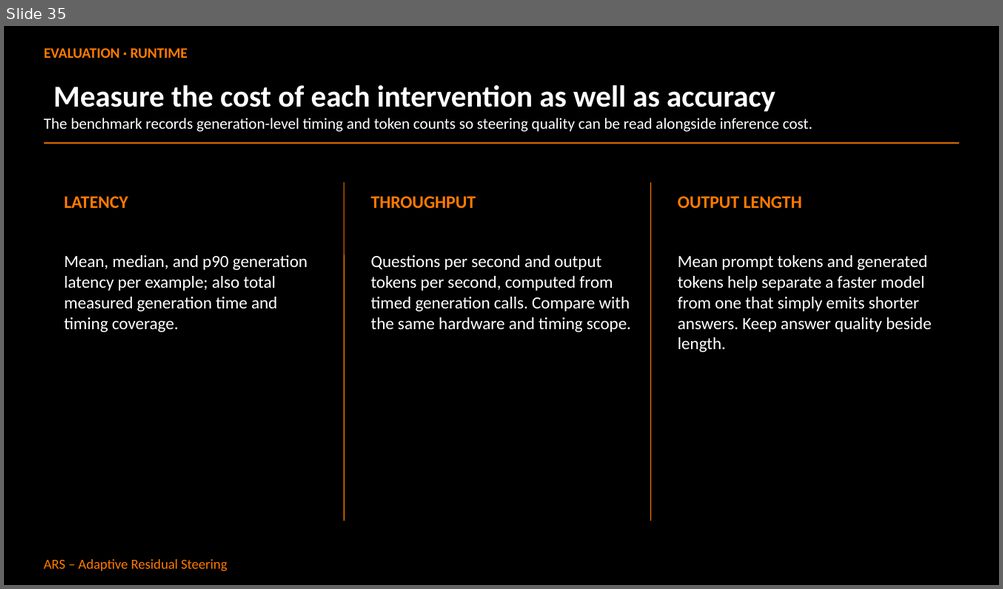
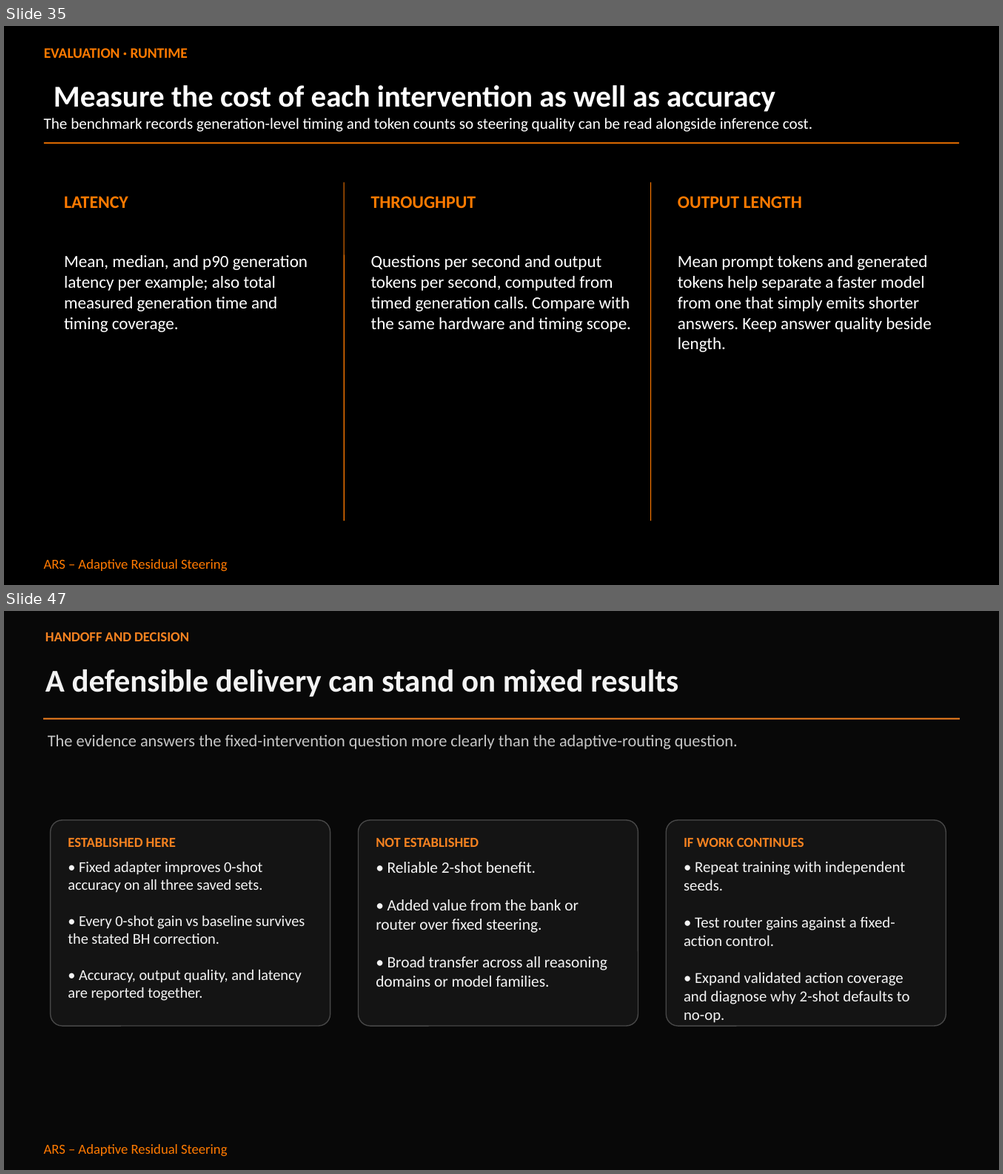
Before and after one commit to Abdullah182155/adaptive-residual-steering, a slide deck: ARS_Research_Presentation.pptx. Shown one above the other, each under a label of ours: slide 35 before the commit, slides 35 and 47 after it; the slides between them are not shown. The pictures are 1003x589 and 1003x1174 pixels, drawn with LibreOffice and Linux fonts; fonts in the diff are those of the drawing. Boxes give left, top, right and bottom in pixels: in the first picture for what was removed or moved away, otherwise in the second. Text is boxed around its words. In the diff, an @@ line names an element or a change of style, - is before the commit and + after.

Commit message:
docs: finalize research handoff and presentation
Record the completed benchmark evidence, release provenance, limitations, and references alongside the reviewed research deck.

```diff
--- a/ARS_Research_Presentation.pptx
+++ b/ARS_Research_Presentation.pptx
@@ slide 47 added at (4,611,999,1170), background #080808; not listed: 1 template element that a slide beside it also shows @@
@@ text added at (45,632,189,641), 10 pt, text #F58220, bold @@
+HANDOFF AND DECISION
@@ text added at (45,669,678,697), 23 pt, text #F3F3F3, bold @@
+A defensible delivery can stand on mixed results
@@ line added from (44, 718) to (959, 718), #F58220 1.13 pt @@
@@ text added at (48,735,737,749), 12 pt, text #C6C6C6 @@
+The evidence answers the fixed-intervention question more clearly than the adaptive-routing question.
@@ rounded rectangle added at (51,820,330,1025), fill #141414, outline #474747 0.75 pt @@
@@ rounded rectangle added at (358,820,637,1025), fill #141414, outline #474747 0.75 pt @@
@@ rounded rectangle added at (666,820,945,1025), fill #141414, outline #474747 0.75 pt @@
@@ text added at (68,837,176,847), 10 pt, text #F58220, bold @@
+ESTABLISHED HERE
@@ text added at (375,837,478,847), 10 pt, text #F58220, bold @@
+NOT ESTABLISHED
@@ text added at (683,837,804,847), 10 pt, text #F58220, bold @@
+IF WORK CONTINUES
@@ text added at (68,862,304,1001), 10.9 pt, text #F3F3F3 @@
+• Fixed adapter improves 0-shot accuracy on all three saved sets.
+• Every 0-shot gain vs baseline survives the stated BH correction.
+• Accuracy, output quality, and latency are reported together.
@@ text added at (375,862,607,987), 11.4 pt, text #F3F3F3 @@
+• Reliable 2-shot benefit.
+• Added value from the bank or router over fixed steering.
+• Broad transfer across all reasoning domains or model families.
@@ text added at (683,861,910,1005), 11.2 pt, text #F3F3F3 @@
+• Repeat training with independent seeds.
+• Test router gains against a fixed-action control.
+• Expand validated action coverage and diagnose why 2-shot defaults to no-op.
```
Also in this commit, not shown: 8 slides changed, 14 other slides added, 9 slides removed, 12 other files.
